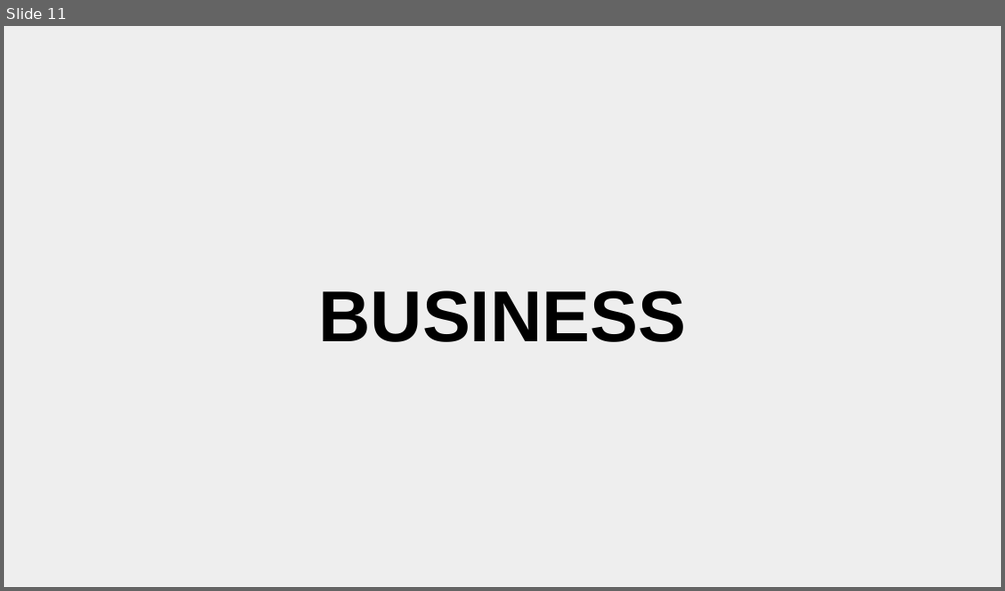
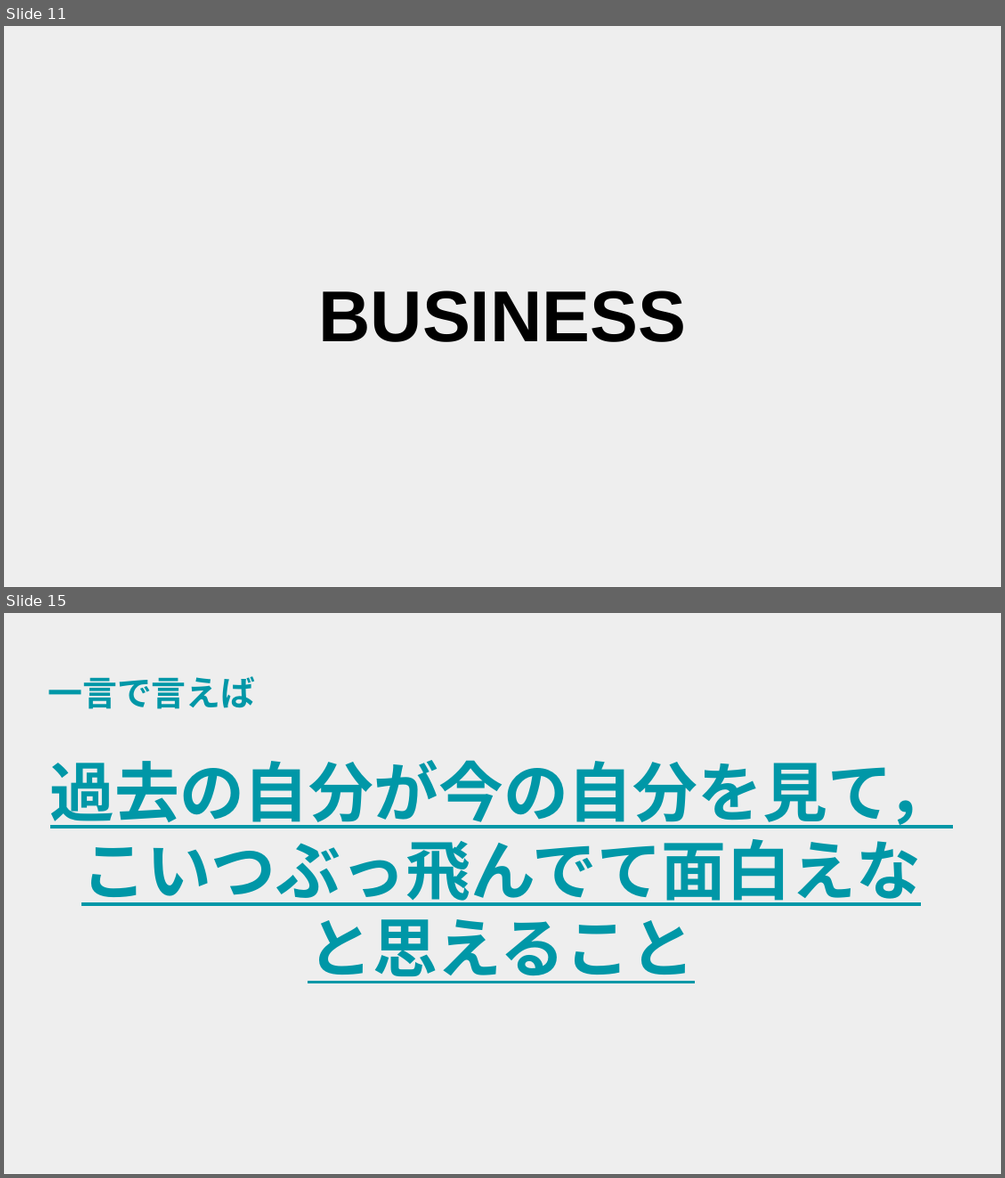
Before and after one commit to gakutosasabe/Reserch, a slide deck: BodyExpendReserch/世界観構築/身体拡張ビジョン.pptx. Shown one above the other, each under a label of ours: slide 11 before the commit, slides 11 and 15 after it; the slides between them are not shown. The pictures are 1005x591 and 1005x1178 pixels, drawn with LibreOffice and Linux fonts; fonts in the diff are those of the drawing. Boxes give left, top, right and bottom in pixels: in the first picture for what was removed or moved away, otherwise in the second. Text is boxed around its words. In the diff, an @@ line names an element or a change of style, - is before the commit and + after.

```diff
--- a/BodyExpendReserch/世界観構築/身体拡張ビジョン.pptx
+++ b/BodyExpendReserch/世界観構築/身体拡張ビジョン.pptx
@@ slide 15 added at bbox=[4, 613, 1001, 1174], background #FFFFFF @@
@@ rectangle added at bbox=[4, 613, 1001, 1173], fill #EEEEEE @@
@@ title added at bbox=[48, 676, 255, 709], 25 pt, text #0097A7, bold @@
+一言で言えば
@@ title added at bbox=[50, 760, 953, 983], 46.8 pt, text #0097A7, bold, underline @@
+過去の自分が今の自分を見て，
+こいつぶっ飛んでて面白えな
+と思えること
```
Also in this commit, not shown: 4 slides changed, 4 other slides added.
